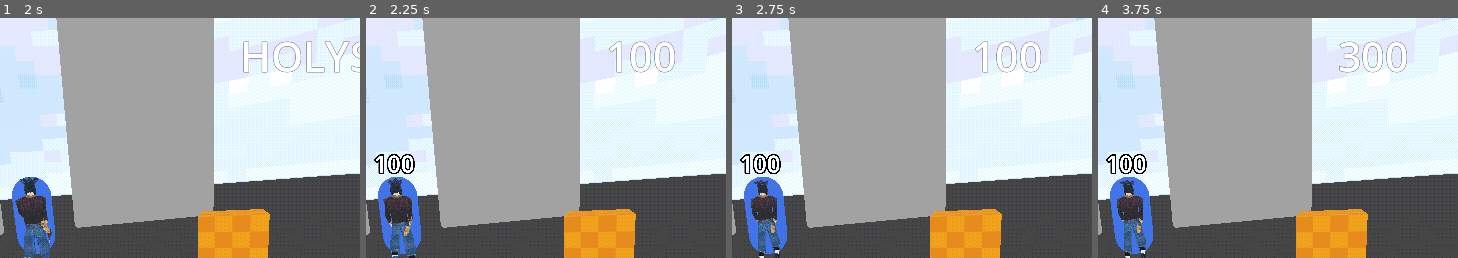
Above: before the commit, frames 1-4 (left to right).
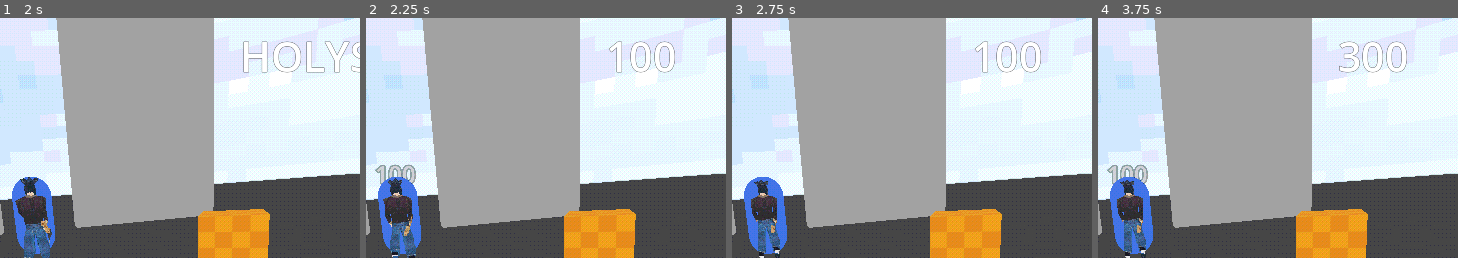
Above: after the commit, the same moments.

Repository: bluebanana21/boar-man
Game: Godot game, scene res://scenes/world.tscn
Two runs of this game, one before a commit and one after it. Both use one fixed random seed, a clock stepped at 60 frames per second and the inputs below.
Inputs (mouse positions are % of the whole screen's width and height, from its top left):
- Up to frame 1 (2 s): move the mouse to (56, 50) at 0.52 s; hold W (forward) from 0.53 s (still down); click (56, 50) at 0.6 s; move the mouse to (45, 50) at 1.27 s; click (45, 50) at 1.35 s
- Up to frame 2 (2.25 s): keep holding W (forward); move the mouse to (52, 48) at 2.02 s; click (52, 48) at 2.1 s
- Up to frame 3 (2.75 s): keep holding W (forward)
- Up to frame 4 (3.75 s): keep holding W (forward); tap Enter at 2.75 s; move the mouse to (49, 52) at 2.77 s; click (49, 52) at 2.85 s; move the mouse to (57, 51) at 3.52 s; click (57, 51) at 3.6 s
The pictures show only the part of the screen within x 36-86%, y 0-50%; the shares and areas given below are measured in that part.

Frame 1 is identical in both runs. In frame 2, 0.8% of the frame differs, in the area x 2-14%, y 56-70%; in frame 3, 0.4%; in frame 4, 0.8%.

Commit message:
damage-number

Diff:
--- a/project.godot
+++ b/project.godot
@@ -18,6 +18,7 @@
 [autoload]
 
 PhantomCameraManager="*res://addons/phantom_camera/scripts/managers/phantom_camera_manager.gd"
+DamageNumbers="*res://scripts/damage_numbers.gd"
 
 [display]
 
--- a/scenes/victim.tscn
+++ b/scenes/victim.tscn
@@ -8,6 +8,90 @@
 
 [sub_resource type="StandardMaterial3D" id="StandardMaterial3D_frs03"]
 albedo_color = Color(0.199826, 0.413815, 1, 1)
+
+[sub_resource type="Animation" id="Animation_ow8if"]
+length = 0.001
+tracks/0/type = "value"
+tracks/0/imported = false
+tracks/0/enabled = true
+tracks/0/path = NodePath(".:position")
+tracks/0/interp = 1
+tracks/0/loop_wrap = true
+tracks/0/keys = {
+"times": PackedFloat32Array(0),
+"transitions": PackedFloat32Array(1),
+"update": 0,
+"values": [Vector3(0, 0.824348, 0)]
+}
+tracks/1/type = "value"
+tracks/1/imported = false
+tracks/1/enabled = true
+tracks/1/path = NodePath(".:modulate")
+tracks/1/interp = 1
+tracks/1/loop_wrap = true
+tracks/1/keys = {
+"times": PackedFloat32Array(0),
+"transitions": PackedFloat32Array(1),
+"update": 0,
+"values": [Color(1, 1, 1, 0)]
+}
+tracks/2/type = "value"
+tracks/2/imported = false
+tracks/2/enabled = true
+tracks/2/path = NodePath(".:outline_modulate")
+tracks/2/interp = 1
+tracks/2/loop_wrap = true
+tracks/2/keys = {
+"times": PackedFloat32Array(0),
+"transitions": PackedFloat32Array(1),
+"update": 0,
+"values": [Color(0, 0, 0, 0)]
+}
+
+[sub_resource type="Animation" id="Animation_fjyn5"]
+resource_name = "appear"
+tracks/0/type = "value"
+tracks/0/imported = false
+tracks/0/enabled = true
+tracks/0/path = NodePath(".:position")
+tracks/0/interp = 1
+tracks/0/loop_wrap = true
+tracks/0/keys = {
+"times": PackedFloat32Array(0, 1),
+"transitions": PackedFloat32Array(1, 1),
+"update": 0,
+"values": [Vector3(0, 0.824348, 0), Vector3(0, 1.354, 0)]
+}
+tracks/1/type = "value"
+tracks/1/imported = false
+tracks/1/enabled = true
+tracks/1/path = NodePath(".:modulate")
+tracks/1/interp = 1
+tracks/1/loop_wrap = true
+tracks/1/keys = {
+"times": PackedFloat32Array(0, 1),
+"transitions": PackedFloat32Array(1, 1),
+"update": 0,
+"values": [Color(1, 1, 1, 0), Color(1, 1, 1, 1)]
+}
+tracks/2/type = "value"
+tracks/2/imported = false
+tracks/2/enabled = true
+tracks/2/path = NodePath(".:outline_modulate")
+tracks/2/interp = 1
+tracks/2/loop_wrap = true
+tracks/2/keys = {
+"times": PackedFloat32Array(0, 1),
+"transitions": PackedFloat32Array(1, 1),
+"update": 0,
+"values": [Color(0, 0, 0, 0), Color(0, 0, 0, 1)]
+}
+
+[sub_resource type="AnimationLibrary" id="AnimationLibrary_54gry"]
+_data = {
+"RESET": SubResource("Animation_ow8if"),
+"appear": SubResource("Animation_fjyn5")
+}
 
 [node name="CharacterBody3D" type="CharacterBody3D"]
 transform = Transform3D(1, 0, 0, 0, 1, 0, 0, 0, 1, 0, 1, 0)
@@ -21,12 +105,21 @@
 material = SubResource("StandardMaterial3D_frs03")
 
 [node name="VictimLabel" type="Label3D" parent="."]
-transform = Transform3D(1, 0, 0, 0, 1, 0, 0, 0, 1, 0, 1.32668, 0)
+transform = Transform3D(1, 0, 0, 0, 1, 0, 0, 0, 1, 0, 0.824348, 0)
+transparency = 1.0
 billboard = 1
 texture_filter = 0
+modulate = Color(1, 1, 1, 0)
+outline_modulate = Color(0, 0, 0, 0)
 text = "test"
 font_size = 120
 outline_size = 30
 uppercase = true
 
 [node name="AnimationPlayer" type="AnimationPlayer" parent="VictimLabel"]
+libraries = {
+"": SubResource("AnimationLibrary_54gry")
+}
+speed_scale = 3.942
+
+[node name="LabelTimer" type="Timer" parent="VictimLabel"]
--- a/scripts/point_counter.gd
+++ /dev/null
@@ -1,17 +0,0 @@
-extends Label
-
-@onready var point_counter: Label = $"."
-
-var points: int = 0
-
-# Called when the node enters the scene tree for the first time.
-func _ready() -> void:
-	point_counter.text = str(points)
-
-
-# Called every frame. 'delta' is the elapsed time since the previous frame.
-func _process(delta: float) -> void:
-	pass
-
-func increase_points() -> void:
-	point_counter.text = str(points)
--- a/scripts/victim.gd
+++ b/scripts/victim.gd
@@ -1,7 +1,9 @@
 extends CharacterBody3D
 
 @onready var victim_label: Label3D = $VictimLabel
+@onready var label_timer: Timer = $VictimLabel/LabelTimer
 @onready var game_manager: Node = %GameManager
+@onready var animation_player: AnimationPlayer = $VictimLabel/AnimationPlayer
 
 const SPEED: float = 5.0
 const JUMP_VELOCITY: float = 4.5
@@ -15,6 +17,10 @@
 
 func damage() -> void:
 	victim_label.visible = true
-	victim_label.text = "100"
+	victim_label.text = str(combo_points)
+	animation_player.play("appear")
 	game_manager.add_point()
 	print("victim dead")
+
+	await animation_player.animation_finished
+	victim_label.visible = false
Not shown: 1 places in scenes/victim.tscn that only renumber resources
